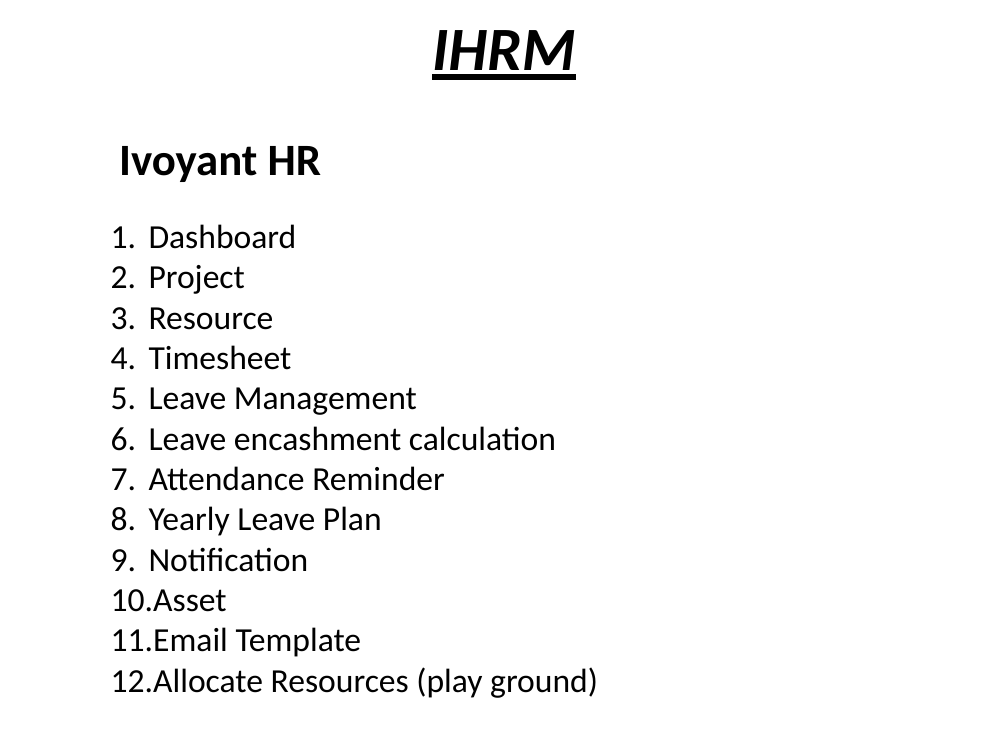
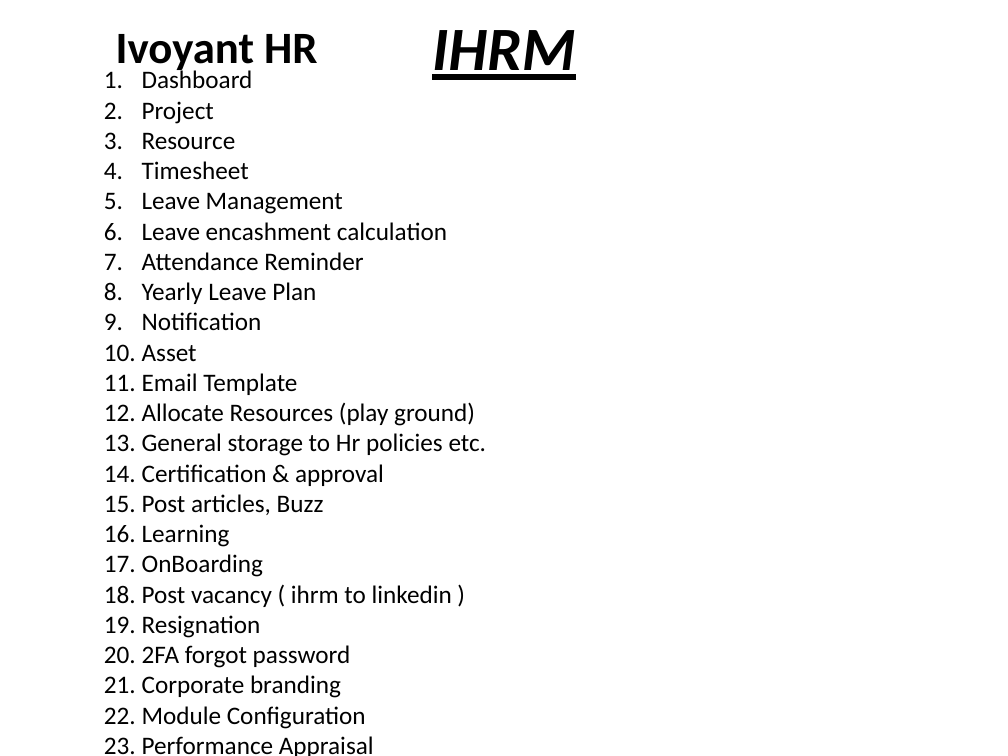
Before and after one commit to Thejesh-ivoyant/ihrm, a slide deck: slide 1 of IHRM ppt.pptx. Drawn at 1008x756 pixels with LibreOffice and Linux fonts; fonts in the diff are those of the drawing. Boxes give left, top, right and bottom in pixels: in the first picture for what was removed or moved away, otherwise in the second. Text is boxed around its words. In the diff, an @@ line names an element or a change of style, - is before the commit and + after.

```diff
--- a/IHRM ppt.pptx
+++ b/IHRM ppt.pptx
@@ text "Ivoyant HR" rewrapped from (119, 146, 321, 182) to (116, 34, 317, 75) @@
@@ text "Dashboard": place and size @@
-text "Dashboard" at (111, 224, 598, 698)
+text "Dashboard" at (142, 68, 487, 756)
@@ text at (142, 68, 475, 426): size 24 to 18 pt in "Dashboard", "Project", "Resource", "Timesheet" and 8 more places @@
@@ text at (142, 433, 487, 756): paragraphs added @@
+13. General storage to Hr policies etc.
+14. Certification & approval
+15. Post articles, Buzz
+16. Learning
+17. OnBoarding
+18. Post vacancy ( ihrm to linkedin )
+19. Resignation
+20. 2FA forgot password
+21. Corporate branding
+22. Module Configuration
+23. Performance Appraisal
```
Also in this commit, not shown: 3 other slides changed, 3 other files.
